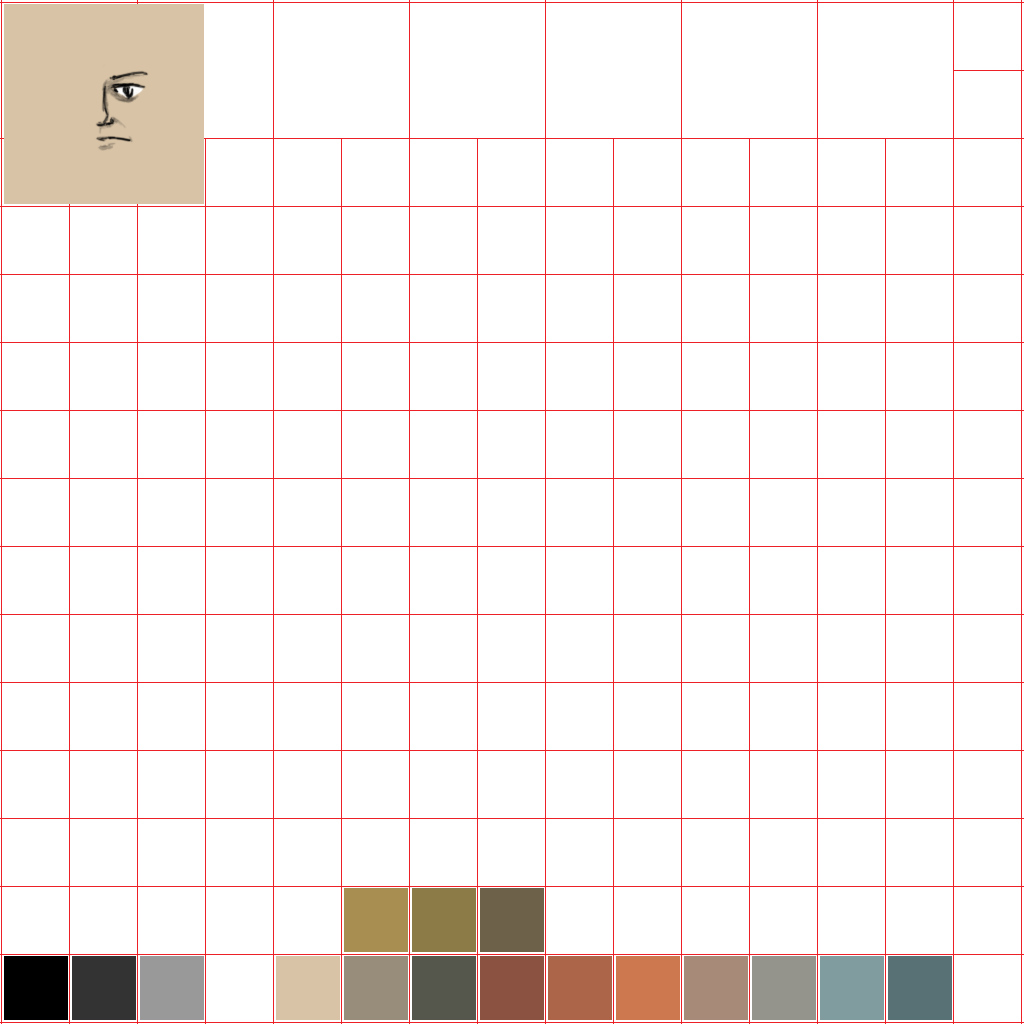
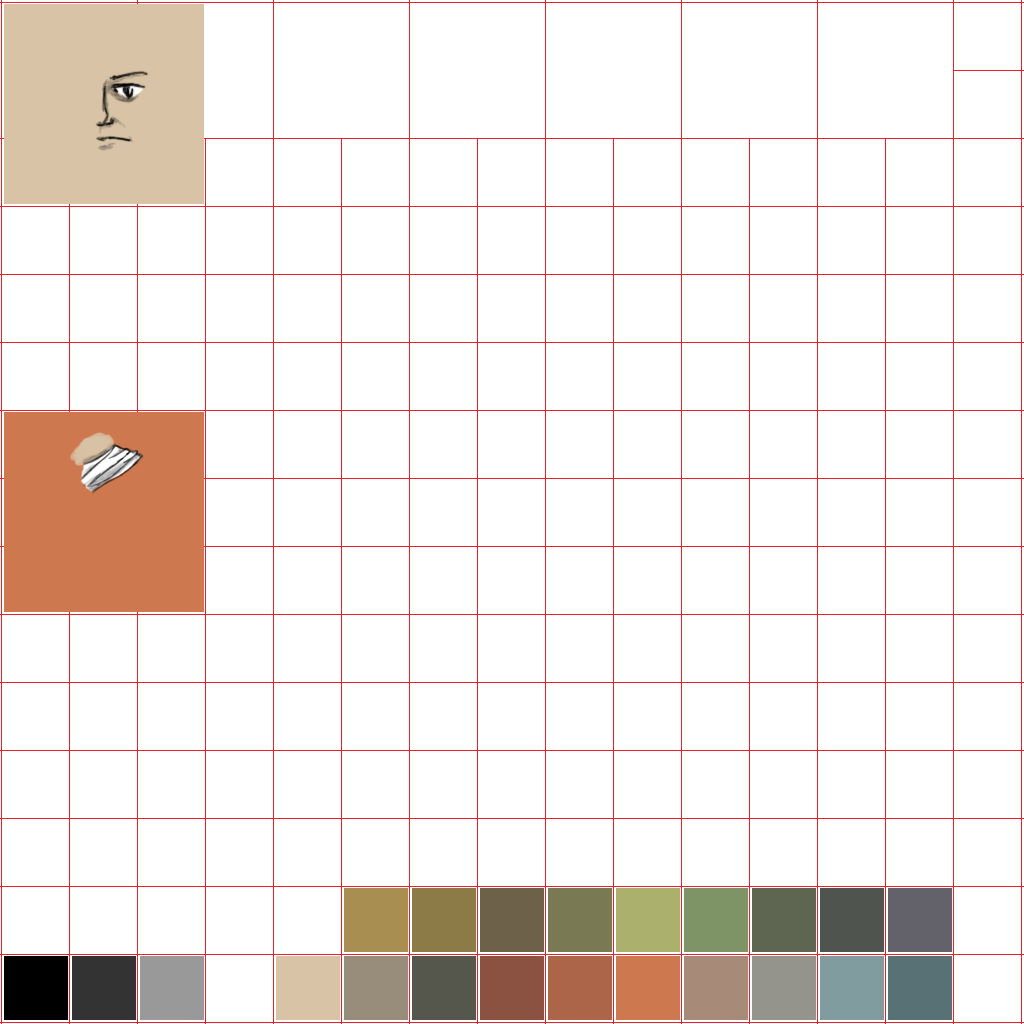
Before/after of a w=1024, h=1024 layered artwork. What changed in the layer stack:
added group "Robe" with 3 layers above "PALETTE" over <box>4,412,204,612</box>
added layer "LINE" (2nd of 2, in "Robe") in group "Robe" over <box>80,442,144,494</box>
added layer "Cloth_white" in group "Robe" over <box>68,431,143,492</box>
added layer "Rectangle 1 copy 14" in group "Robe" over <box>4,412,204,612</box>
added layer "Rectangle 1 copy 22" in group "PALETTE" over <box>820,888,884,952</box>
added layer "Rectangle 1 copy 21" in group "PALETTE" over <box>888,888,952,952</box>
added layer "Rectangle 1 copy 23" in group "PALETTE" over <box>548,888,612,952</box>
added layer "Rectangle 1 copy 20" in group "PALETTE" over <box>616,888,680,952</box>
added layer "Rectangle 1 copy 19" in group "PALETTE" over <box>752,888,816,952</box>
added layer "Rectangle 1 copy 18" in group "PALETTE" over <box>684,888,748,952</box>
